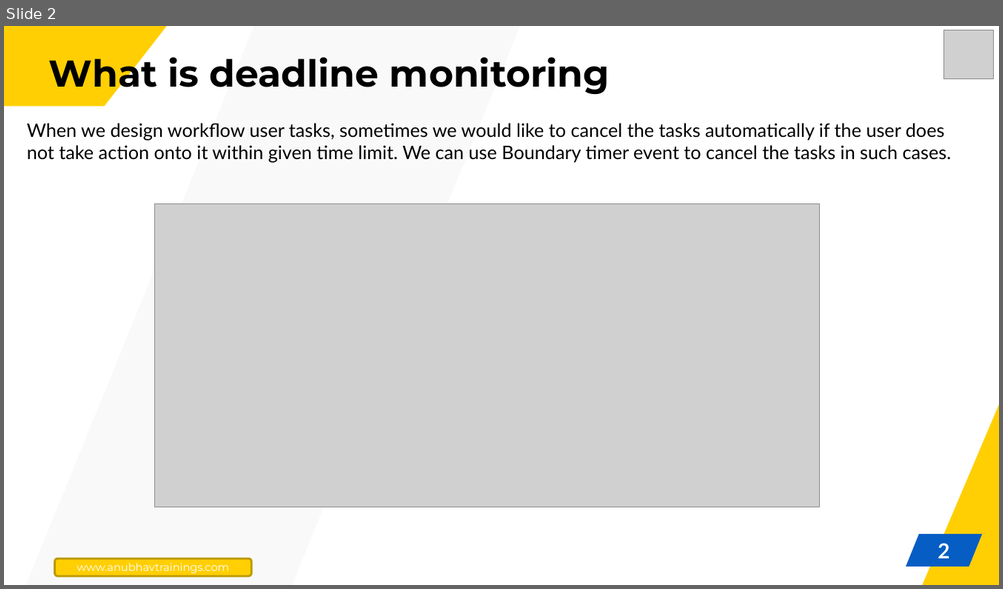
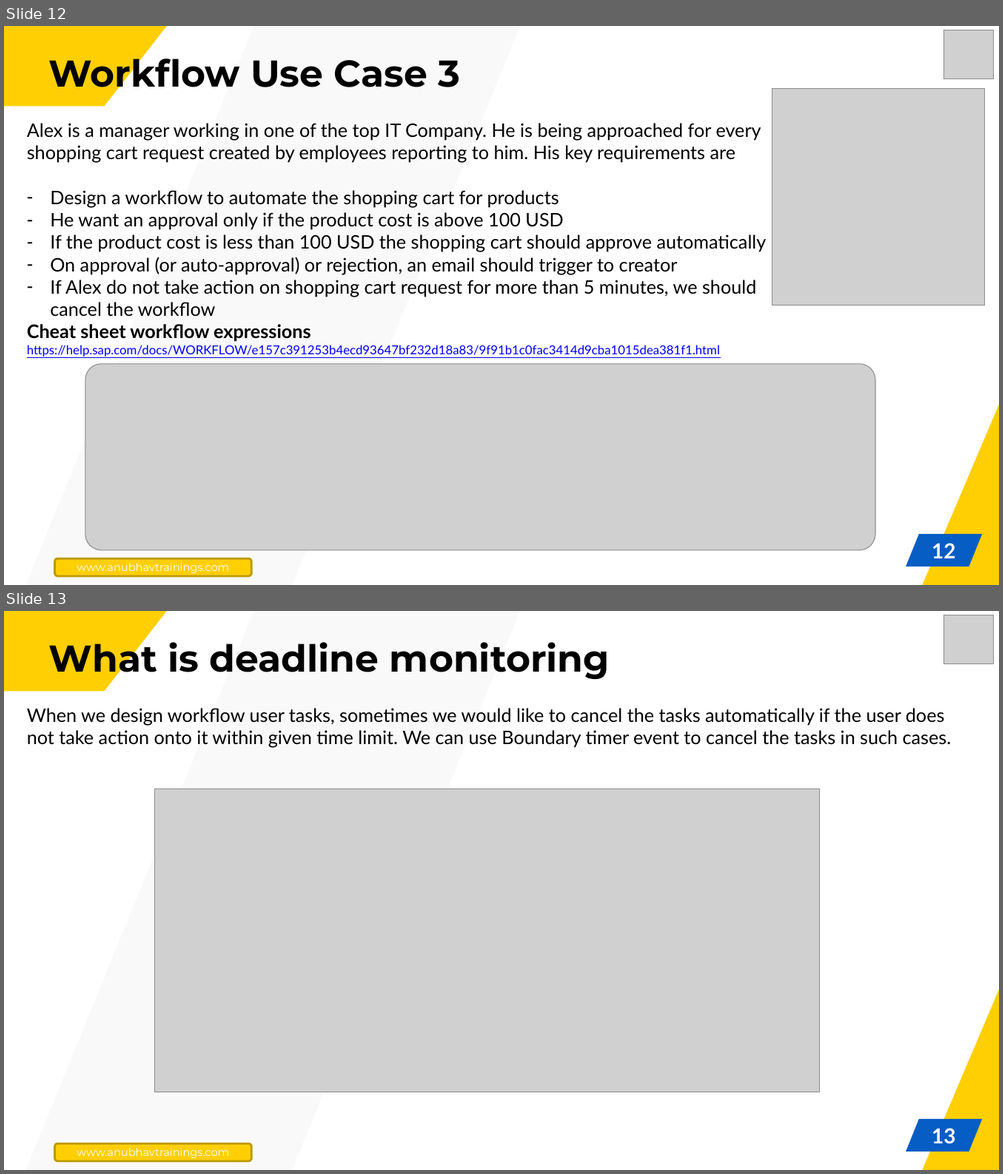
Before and after one commit to soyuztechnologies/BTP_CLD500, a slide deck: Day 3/Day 3.pptx. Shown one above the other, each under a label of ours: slide 2 before the commit, slides 12 and 13 after it. The pictures are 1003x589 and 1003x1174 pixels, drawn with LibreOffice and Linux fonts; fonts in the diff are those of the drawing; grey boxes stand for pictures. Boxes give left, top, right and bottom in pixels: in the first picture for what was removed or moved away, otherwise in the second. Text is boxed around its words. In the diff, an @@ line names an element or a change of style, - is before the commit and + after.

```diff
--- a/Day 3/Day 3.pptx
+++ b/Day 3/Day 3.pptx
@@ slide 12 added at box(4, 26, 999, 585), background #FFFFFF; not listed: 3 template elements that a slide beside it also shows @@
@@ freeform shape added at box(4, 26, 167, 106), fill #FFCF03 @@
@@ picture added at box(943, 30, 993, 80) @@
@@ title added at box(49, 51, 460, 96), 36 pt, text #000000, bold @@
+Workflow Use Case 3
@@ picture added at box(771, 89, 984, 306) @@
@@ text added at box(27, 123, 766, 357), 18 pt, text #000000 @@
+Alex is a manager working in one of the top IT Company. He is being approached for every shopping cart request created by employees reporting to him. His key requirements are
+– Design a workflow to automate the shopping cart for products
+– He want an approval only if the product cost is above 100 USD
+– If the product cost is less than 100 USD the shopping cart should approve automatically
+– On approval (or auto-approval) or rejection, an email should trigger to creator
+– If Alex do not take action on shopping cart request for more than 5 minutes, we should cancel the workflow
+Cheat sheet workflow expressions
+https://help.sap.com/docs/WORKFLOW/e157c391253b4ecd93647bf232d18a83/9f91b1c0fac3414d9cba1015dea381f1.html
@@ picture added at box(85, 364, 875, 551) @@
@@ page number added at box(931, 543, 956, 559), 20 pt, text #FFFFFF, bold @@
+12
@@ rounded rectangle added at box(55, 559, 252, 577), fill #FFCF03, outline #BD9902 2 pt, 10.5 pt, text #FFFFFF @@
+www.anubhavtrainings.com
@@ what was slide 2 is now slide 13 @@
@@ page number at box(931, 1128, 956, 1145): text changed @@
-2
+13
```
Also in this commit, not shown: 1 slide changed, 10 other slides added, 4 slides removed.
